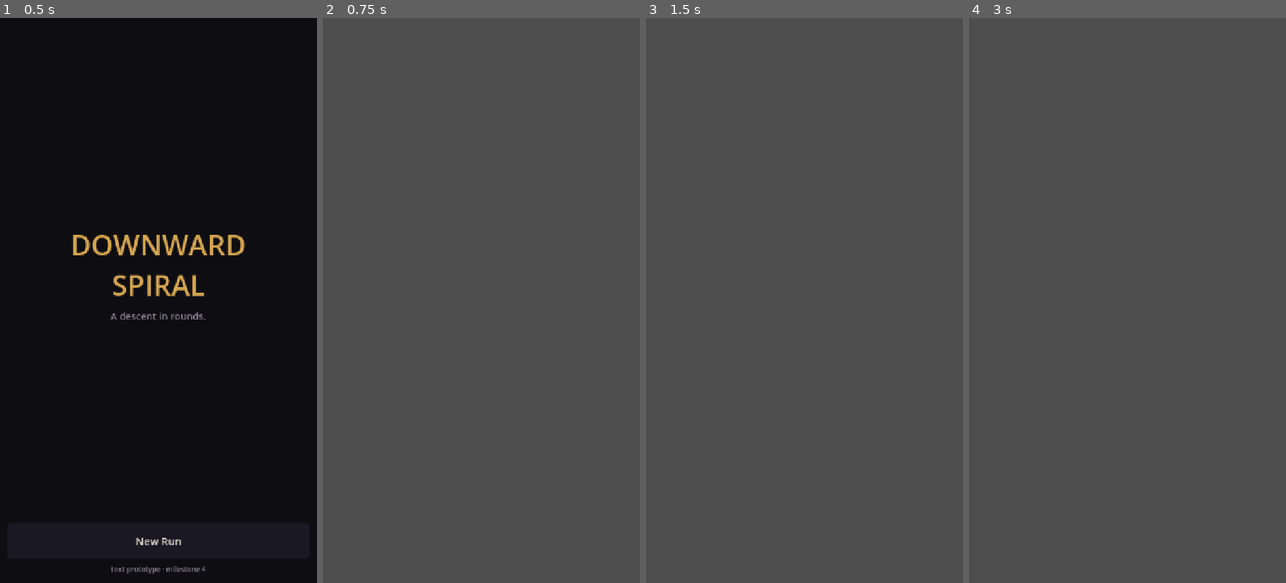
Above: before the commit, frames 1-4 (left to right).
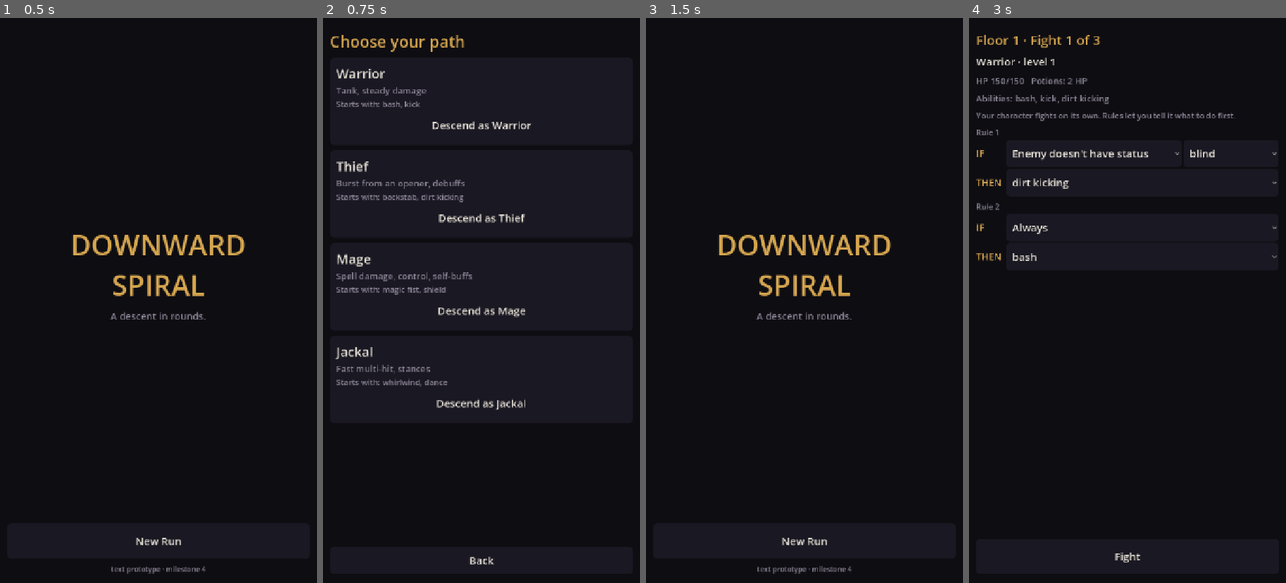
Above: after the commit, the same moments.

Repository: Dionyz/downward-spiral
Game: Godot game, scene res://game/scenes/title.tscn
Same seed, same stepped clock (60 frames per second), same inputs: the game is played once before the commit and once after it.
Inputs (mouse positions are in pixels of both pictures, inside the frame that each line leads up to):
- Up to frame 1 (0.5 s): no input
- Up to frame 2 (0.75 s): click "New Run" at 0.5 s
- Up to frame 3 (1.5 s): click (804, 560) at 1.25 s, where only the run after the commit has a clickable "Back"
- Up to frame 4 (3 s): click (1127, 543) at 2 s, where only the run after the commit has a clickable "New Run"; click (1127, 125) at 2.75 s, where only the run after the commit has a clickable "Descend as Warrior"

Frame 1 is identical in both runs. In frame 2, 99% of the frame differs, in the area x 0-100%, y 0-100%; in frame 3, 100%; in frame 4, 99%.
Error before the commit: Parse Error: Could not resolve class "CombatSim", because of a parser error. (res://game/core/factory.gd:107)

Commit message:
Drop telegraphs; 3rd rule slot at 5; prototype runs end to end under Godot 4.7.2
- Remove telegraph system, answer tags and coverage test; elites use plain heavy hits and statuses
- Fix encounter pool, empty if-block and type-inference errors found on first real run
- Second-person combat log text; monster ability display names
- Autoplay smoke mode with screenshots; prototype-floor balance script
- 78 GUT tests passing

Co-Authored-By: Claude Opus 5.5 <noreply@anthropic.com>
Claude-Session: https://claude.ai/code/session_01AsmWRjk6giXVQVcH74xW3C

Diff:
--- a/game/core/combat_sim.gd
+++ b/game/core/combat_sim.gd
@@ -740,7 +740,7 @@
 	if cd > 0:
 		c.cooldowns[aname] = cd  # ticks down at the start of each round; usable again at 0
 	_emit({"t": "cast" if cost > 0 else "ability", "src": c.name, "dst": target.name if target != null else "",
-		"ability": aname, "arg": arg, "cost": cost})
+		"ability": str(a.get("display", aname)), "id": aname, "arg": arg, "cost": cost})
 	var p: Dictionary = a.get("params", {})
 	match a.get("handler", ""):
 		"bash":
@@ -1035,7 +1035,6 @@
 		v.remove_status(disp)
 	v.add_status(st, rounds + 1)
 	_emit({"t": "status_applied", "src": c.name, "dst": v.name, "status": st, "rounds": rounds})
-	if st == "asleep":
 
 
 ## whirlwind, storm of blades: every opponent takes one swing plus bonus swings on a percent roll.
@@ -1092,7 +1091,7 @@
 func _h_monster_strike(c: Combatant, v: Combatant, aname: String, a: Dictionary) -> void:
 	var lo := int(a.get("min", c.dmg_min))
 	var hi := int(a.get("max", c.dmg_max))
-	apply_damage(c, v, rng.number_range(lo, hi), aname, str(a.get("dam_type", c.dam_type)), false)
+	apply_damage(c, v, rng.number_range(lo, hi), str(a.get("display", aname)), str(a.get("dam_type", c.dam_type)), false)
 
 
 func _h_monster_status(c: Combatant, v: Combatant, aname: String, a: Dictionary) -> void:
--- a/game/core/combat_text.gd
+++ b/game/core/combat_text.gd
@@ -37,61 +37,91 @@
 
 
 ## One line of log text for an event, or "" for events the log skips.
+const YOU := "You"
+
+
+## Subject at the start of a sentence: "You" / "A goblin cutter".
+static func subj(n: String) -> String:
+	return n if n == YOU else n.left(1).to_upper() + n.substr(1)
+
+
+## Object mid-sentence: "you" / "a goblin cutter".
+static func obj(n: String) -> String:
+	return "you" if n == YOU else n
+
+
+## Possessive at sentence start: "Your" / "A goblin cutter's".
+static func poss(n: String) -> String:
+	return "Your" if n == YOU else subj(n) + "'s"
+
+
+## Possessive mid-sentence: "your" / "a goblin cutter's".
+static func poss_obj(n: String) -> String:
+	return "your" if n == YOU else n + "'s"
+
+
+## Verb agreeing with the subject: v("You", "dodge", "dodges").
+static func v(n: String, second: String, third: String) -> String:
+	return second if n == YOU else third
+
+
 static func line(ev: Dictionary) -> String:
 	var src: String = ev.get("src", "")
 	var dst: String = ev.get("dst", "")
 	match ev.get("t", ""):
 		"fight_start":
-			return "-- %s faces %s --" % [src, ", ".join(PackedStringArray(ev.get("enemies", [])))]
+			return "-- %s %s %s --" % [subj(src), v(src, "face", "faces"), ", ".join(PackedStringArray(ev.get("enemies", [])))]
 		"round":
 			return "[Round %d]" % int(ev.get("n", 0))
 		"damage":
 			var amt := int(ev.get("amount", 0))
-			var who := src if src != "" else "Something"
 			var crit := " (critical!)" if ev.get("crit", false) else ""
-			if ev.get("dt", "") in ["poison", "bleed"]:
-				return "%s suffers %d from %s." % [dst, amt, ev.get("dt", "")]
-			return "%s's %s %s %s. [%d]%s" % [who, attack_word(ev), verb_for(amt, int(ev.get("max_hp", 1))), dst, amt, crit]
+			if ev.get("dt", "") in ["poison", "bleed", "thorns"]:
+				return "%s %s %d from %s." % [subj(dst), v(dst, "suffer", "suffers"), amt, ev.get("dt", "")]
+			var who := poss(src) if src != "" else "Something's"
+			return "%s %s %s %s. [%d]%s" % [who, attack_word(ev), verb_for(amt, int(ev.get("max_hp", 1))), obj(dst), amt, crit]
 		"miss":
-			if ev.has("evaded"):
-				return "%s slips clear of %s's attack (%s)." % [dst, src, ev.get("evaded", "")]
-			return "%s's %s misses %s." % [src, ev.get("dt", "attack"), dst]
+			return "%s %s misses %s." % [poss(src), ev.get("dt", "attack"), obj(dst)]
 		"parry":
-			return "%s turns aside %s's blow." % [src, dst]
+			return "%s %s %s blow." % [subj(src), v(src, "turn aside", "turns aside"), poss_obj(dst)]
 		"dodge":
 			if ev.get("how", "") == "sidestep":
-				return "%s slips past %s's swing." % [src, dst]
-			return "%s dodges %s's swing." % [src, dst]
+				return "%s %s past %s swing." % [subj(src), v(src, "slip", "slips"), poss_obj(dst)]
+			return "%s %s %s swing." % [subj(src), v(src, "dodge", "dodges"), poss_obj(dst)]
 		"block":
-			return "%s catches %s's blow on a shield." % [src, dst]
+			return "%s %s %s blow on a shield." % [subj(src), v(src, "catch", "catches"), poss_obj(dst)]
 		"ability", "cast":
 			var arg: String = ev.get("arg", "")
 			var nm: String = ev.get("ability", "")
 			if arg != "":
 				nm = "%s (%s)" % [nm, arg]
-			var verb := "casts" if ev.get("t") == "cast" else "uses"
+			var verb := v(src, "cast", "casts") if ev.get("t") == "cast" else v(src, "use", "uses")
 			if dst != "" and dst != src:
-				return "%s %s %s on %s." % [src, verb, nm, dst]
-			return "%s %s %s." % [src, verb, nm]
+				return "%s %s %s on %s." % [subj(src), verb, nm, obj(dst)]
+			return "%s %s %s." % [subj(src), verb, nm]
 		"ability_miss":
-			return "%s's %s fails." % [src, ev.get("ability", "")]
+			return "%s %s fails." % [poss(src), ev.get("ability", "")]
 		"resist":
-			return "%s shrugs off the %s." % [src, ev.get("ability", "")]
+			return "%s %s off the %s." % [subj(src), v(src, "shrug", "shrugs"), ev.get("ability", "")]
 		"status_applied":
-			var w: String = STATUS_WORDS.get(ev.get("status", ""), "is affected by %s" % ev.get("status", ""))
-			return "%s %s." % [dst, w]
+			var st: String = ev.get("status", "")
+			var w: String = STATUS_WORDS.get(st, "is affected by %s" % st)
+			if dst == YOU:
+				w = w.replace("is ", "are ").replace("falls", "fall").replace("speeds", "speed").replace("raises", "raise") \
+					.replace("flies", "fly").replace("roars", "roar").replace("coats", "coat").replace("begins", "begin")
+			return "%s %s." % [subj(dst), w]
 		"status_expired":
-			return "%s is no longer %s." % [src, ev.get("status", "")]
+			return "%s %s no longer %s." % [subj(src), v(src, "are", "is"), str(ev.get("status", "")).replace("_", " ")]
 		"stance":
-			return "%s shifts into the %s dance." % [src, ev.get("stance", "")]
+			return "%s %s into the %s dance." % [subj(src), v(src, "shift", "shifts"), ev.get("stance", "")]
 		"heal":
-			return "%s recovers %d HP." % [dst, int(ev.get("amount", 0))]
+			return "%s %s %d HP." % [subj(dst), v(dst, "recover", "recovers"), int(ev.get("amount", 0))]
 		"mana":
-			return "%s recovers %d mana." % [src, int(ev.get("amount", 0))]
+			return "%s %s %d mana." % [subj(src), v(src, "recover", "recovers"), int(ev.get("amount", 0))]
 		"stunned":
-			return "%s reels, unable to act." % src
+			return "%s %s, unable to act." % [subj(src), v(src, "reel", "reels")]
 		"death":
-			return "%s is DEAD!" % src
+			return "%s %s DEAD!" % [subj(src), v(src, "are", "is")]
 		"fight_end":
 			match ev.get("result", ""):
 				"win":
--- a/game/core/encounters.gd
+++ b/game/core/encounters.gd
@@ -10,7 +10,8 @@
 	ids.sort()
 	for id in ids:
 		var m: Dictionary = data.monsters[id]
-		if not floor_num in m.get("floors", []):
+		var floors: Array = m.get("floors", []).map(func(x): return int(x))
+		if not floors.has(floor_num):
 			continue
 		var is_elite: bool = m.get("role", "") == "elite"
 		if (kind == "elite") == is_elite:
--- a/game/scenes/camp.gd
+++ b/game/scenes/camp.gd
@@ -10,8 +10,13 @@
 	var L: Dictionary = Game.data.classes.get(Game.line, {})
 	v.add_child(UI.label("Floor 1 · Fight %d of %d" % [Game.fight_index + 1, Game.fights_per_floor], 30, UI.ACCENT))
 	v.add_child(UI.label("%s · level %d" % [str(L.get("display", Game.line)), Game.level], 24))
-	v.add_child(UI.label("HP %d/%d   Mana %d/%d   Potions: %d HP, %d MP" % [p.hp, p.max_hp, p.mana, p.max_mana,
-		Game.potions["hp"], Game.potions["mp"]], 20, UI.DIM))
+	var res := "HP %d/%d" % [p.hp, p.max_hp]
+	if p.max_mana > 0:
+		res += "   Mana %d/%d" % [p.mana, p.max_mana]
+	res += "   Potions: %d HP" % Game.potions["hp"]
+	if p.max_mana > 0:
+		res += ", %d MP" % Game.potions["mp"]
+	v.add_child(UI.label(res, 20, UI.DIM))
 	v.add_child(UI.label("Abilities: " + ", ".join(PackedStringArray(p.actives)), 20, UI.DIM))
 	v.add_child(UI.label("Your character fights on its own. Rules let you tell it what to do first.", 18, UI.DIM))
 	var scroll := ScrollContainer.new()
@@ -23,6 +28,9 @@
 	v.add_child(scroll)
 	editor.setup(p.actives, Game.rules, Game.rule_slots())
 	v.add_child(UI.button("Fight", _fight, 80))
+	if Game.autoplay != "":
+		print("[autoplay] camp: fight %d, level %d, HP %d/%d, rules %s" % [Game.fight_index + 1, Game.level, p.hp, p.max_hp, str(editor.get_rules())])
+		Game.auto_next("camp_%d" % (Game.fight_index + 1), _fight)
 
 
 func _fight() -> void:
--- a/game/scenes/class_select.gd
+++ b/game/scenes/class_select.gd
@@ -14,11 +14,14 @@
 		cv.add_child(UI.label(str(L.get("role", "")), 20, UI.DIM))
 		var kit := "Starts with: " + ", ".join(PackedStringArray(L.get("starting_actives", [])))
 		cv.add_child(UI.label(kit, 18, UI.DIM))
-		var ln := line
+		var ln: String = line
 		cv.add_child(UI.button("Descend as %s" % str(L.get("display", line)), func(): _start(ln), 56))
 		v.add_child(card)
 	v.add_child(UI.spacer())
 	v.add_child(UI.button("Back", func(): Game.goto("title"), 56))
+	if Game.autoplay != "":
+		print("[autoplay] class_select -> %s" % Game.autoplay)
+		Game.auto_next("class_select", func(): _start(Game.autoplay))
 
 
 func _start(line: String) -> void:
--- a/game/scenes/combat.gd
+++ b/game/scenes/combat.gd
@@ -75,10 +75,10 @@
 func _add_enemy_row(e: Combatant) -> void:
 	var box := VBoxContainer.new()
 	var top := HBoxContainer.new()
-	var nm := UI.label(e.name, 20)
+	var nm := UI.label(e.name, 20, UI.TEXT, false)
 	nm.size_flags_horizontal = Control.SIZE_EXPAND_FILL
 	top.add_child(nm)
-	var st := UI.label("", 16, UI.DIM)
+	var st := UI.label("", 16, UI.DIM, false)
 	top.add_child(st)
 	box.add_child(top)
 	var b := UI.bar(UI.ENEMY_HP, 12)
@@ -92,6 +92,9 @@
 		return
 	log_view.add_events(sim.step())
 	_refresh()
+	if Game.autoplay != "" and sim.round_num == 3 and OS.get_cmdline_user_args().has("--shots"):
+		timer.paused = true
+		Game.auto_next("combat_mid_%d" % (Game.fight_index + 1), func(): timer.paused = false, 0.2)
 	if sim.over:
 		timer.stop()
 		_end()
@@ -114,7 +117,8 @@
 	hp_pot.text = "HP potion (%d)" % Game.potions["hp"]
 	mp_pot.text = "MP potion (%d)" % Game.potions["mp"]
 	hp_pot.disabled = Game.potions["hp"] <= 0 or sim.over
-	mp_pot.disabled = Game.potions["mp"] <= 0 or sim.over or player.max_mana <= 0
+	mp_pot.disabled = Game.potions["mp"] <= 0 or sim.over
+	mp_pot.visible = player.max_mana > 0
 	speed_btn.text = "%dx" % int(Game.speed)
 
 
@@ -154,6 +158,9 @@
 	Game.finish_fight(player, sim.result)
 	continue_btn.visible = true
 	continue_btn.text = "Continue" if sim.result == "win" else "See the end"
+	if Game.autoplay != "":
+		print("[autoplay] fight over: %s in %d rounds, HP %d/%d, log lines %d" % [sim.result, sim.round_num, player.hp, player.max_hp, log_view.get_line_count()])
+		Game.auto_next("combat_end_%d" % (Game.fight_index), _continue)
 
 
 func _continue() -> void:
--- a/game/scenes/game.gd
+++ b/game/scenes/game.gd
@@ -19,10 +19,17 @@
 var result: String = ""        # "", "win", "loss", "extract"
 var fights_won: int = 0
 var speed: float = 1.0
+## Headless smoke test: `godot --headless --path . -- --autoplay warrior` clicks through a whole run.
+var autoplay: String = ""
 
 
 func _ready() -> void:
 	data = DSData.load_dir("res://game/data")
+	var args := OS.get_cmdline_user_args()
+	var i := args.find("--autoplay")
+	if i >= 0:
+		autoplay = args[i + 1] if i + 1 < args.size() else "warrior"
+		speed = 64.0
 
 
 func new_run(p_line: String, p_seed: int = 0) -> void:
@@ -85,5 +92,21 @@
 	return DSFactory.rule_slots(data, level)
 
 
+## Autoplay step: wait a moment, optionally save a screenshot (--shots <dir>), then run `next`.
+var _shot_n := 0
+
+
+func auto_next(shot_name: String, next: Callable, delay: float = 0.4) -> void:
+	await get_tree().create_timer(delay).timeout
+	var args := OS.get_cmdline_user_args()
+	var i := args.find("--shots")
+	if i >= 0 and i + 1 < args.size():
+		await RenderingServer.frame_post_draw
+		_shot_n += 1
+		var path := "%s/%02d_%s.png" % [args[i + 1], _shot_n, shot_name]
+		get_viewport().get_texture().get_image().save_png(path)
+	next.call()
+
+
 func goto(scene: String) -> void:
 	get_tree().change_scene_to_file(SCENES % scene)
--- a/game/scenes/run_end.gd
+++ b/game/scenes/run_end.gd
@@ -15,3 +15,6 @@
 	v.add_child(UI.spacer())
 	v.add_child(UI.button("New Run", func(): Game.goto("class_select"), 80))
 	v.add_child(UI.button("Title", func(): Game.goto("title"), 56))
+	if Game.autoplay != "":
+		print("[autoplay] run_end: %s, fights won %d, level %d" % [Game.result, Game.fights_won, Game.level])
+		Game.auto_next("run_end", func(): get_tree().quit())
--- a/game/scenes/title.gd
+++ b/game/scenes/title.gd
@@ -16,3 +16,6 @@
 	var ver := UI.label("text prototype · milestone 4", 16, UI.DIM)
 	ver.horizontal_alignment = HORIZONTAL_ALIGNMENT_CENTER
 	v.add_child(ver)
+	if Game.autoplay != "":
+		print("[autoplay] title")
+		Game.auto_next("title", func(): Game.goto("class_select"))
--- a/game/ui/rule_editor.gd
+++ b/game/ui/rule_editor.gd
@@ -37,7 +37,9 @@
 	var head := UI.label("Rule %d" % (i + 1), 18, UI.DIM)
 	box.add_child(head)
 	var top := HBoxContainer.new()
-	top.add_child(UI.label("IF", 22, UI.ACCENT))
+	var lif := UI.label("IF", 22, UI.ACCENT, false)
+	lif.custom_minimum_size = Vector2(64, 0)
+	top.add_child(lif)
 	var cond := OptionButton.new()
 	cond.size_flags_horizontal = Control.SIZE_EXPAND_FILL
 	cond.custom_minimum_size = Vector2(0, 56)
@@ -51,7 +53,9 @@
 	top.add_child(val)
 	box.add_child(top)
 	var bottom := HBoxContainer.new()
-	bottom.add_child(UI.label("THEN", 22, UI.ACCENT))
+	var lthen := UI.label("THEN", 22, UI.ACCENT, false)
+	lthen.custom_minimum_size = Vector2(64, 0)
+	bottom.add_child(lthen)
 	var then := OptionButton.new()
 	then.size_flags_horizontal = Control.SIZE_EXPAND_FILL
 	then.custom_minimum_size = Vector2(0, 56)
--- a/game/ui/ui.gd
+++ b/game/ui/ui.gd
@@ -69,12 +69,13 @@
 	return v
 
 
-static func label(text: String, size: int = 24, color: Color = TEXT) -> Label:
+static func label(text: String, size: int = 24, color: Color = TEXT, wrap: bool = true) -> Label:
 	var l := Label.new()
 	l.text = text
 	l.add_theme_font_size_override("font_size", size)
 	l.add_theme_color_override("font_color", color)
-	l.autowrap_mode = TextServer.AUTOWRAP_WORD_SMART
+	if wrap:
+		l.autowrap_mode = TextServer.AUTOWRAP_WORD_SMART
 	return l
 
 
--- a/tests/unit/test_dungeon_gen.gd
+++ b/tests/unit/test_dungeon_gen.gd
@@ -21,7 +21,7 @@
 			for path in DSDungeonGen.paths(f):
 				if path[path.size() - 1] != spec[2]:
 					bad.append("%s: ends with %s" % [tag, path[path.size() - 1]])
-				var fights := path.filter(func(t): return t in ["fight", "elite", "boss"]).size()
+				var fights: int = path.filter(func(t): return t in ["fight", "elite", "boss"]).size()
 				if fights * 2 < path.size():
 					bad.append("%s: too few fights %s" % [tag, str(path)])
 				for i in range(1, path.size()):
@@ -42,3 +42,13 @@
 		for room in step:
 			assert_ne(room["name"], "")
 			assert_ne(room["desc"], "")
+
+
+func test_encounters_roll_1_to_4_monsters_from_the_floor_pool():
+	var data := DSData.load_dir("res://game/data")
+	assert_gt(DSEncounters.pool(data, 1).size(), 2)
+	var rng := DSRng.new(5)
+	for i in 50:
+		var foes := DSEncounters.roll_fight(data, rng, 1, 1)
+		assert_between(foes.size(), 1, 4)
+	assert_eq(DSEncounters.roll_fight(data, rng, 2, 2, "elite").size(), 1)
--- a/tests/unit/test_formulas.gd
+++ b/tests/unit/test_formulas.gd
@@ -191,3 +191,14 @@
 	v.shield = {"block": 100}
 	v.skills["shield block"] = 100
 	assert_eq(sim.block_chance(atk, v), 66, "clamped to 66")
+
+
+# --- combat log text ------------------------------------------------------------
+
+func test_log_uses_second_person_for_the_player():
+	assert_eq(CombatText.line({"t": "dodge", "src": "You", "dst": "a rat"}), "You dodge a rat's swing.")
+	assert_eq(CombatText.line({"t": "dodge", "src": "a rat", "dst": "You"}), "A rat dodges your swing.")
+	assert_eq(CombatText.line({"t": "ability", "src": "You", "dst": "a rat", "ability": "bash"}), "You use bash on a rat.")
+	assert_eq(CombatText.line({"t": "status_applied", "dst": "You", "status": "blind"}), "You are blinded.")
+	var d := CombatText.line({"t": "damage", "src": "a rat", "dst": "You", "amount": 5, "max_hp": 100, "dt": "hit"})
+	assert_true(d.begins_with("A rat's strike") and d.find(" you. [5]") > 0, d)
--- a/tests/unit/test_rules.gd
+++ b/tests/unit/test_rules.gd
@@ -107,7 +107,7 @@
 	var bolts := 0
 	for i in 6:
 		for ev in sim.step():
-			if ev.get("t") == "ability" and ev.get("ability") == "shadow_bolt":
+			if ev.get("t") == "ability" and ev.get("id") == "shadow_bolt":
 				bolts += 1
 	assert_gt(bolts, 1)
 
--- /dev/null
+++ b/tools/balance_floor.gd
@@ -0,0 +1,63 @@
+extends SceneTree
+## Simulates the milestone 4 prototype floor (3 fights, level up per win, no regen, potions
+## drunk automatically below 30% HP) N times per class and prints win rates.
+##   godot --headless --path . -s tools/balance_floor.gd -- [--runs 200]
+
+
+func _init() -> void:
+	var args := OS.get_cmdline_user_args()
+	var runs := 200
+	for i in args.size():
+		if args[i] == "--runs" and i + 1 < args.size():
+			runs = int(args[i + 1])
+	var data := DSData.load_dir("res://game/data")
+	for line in ["warrior", "thief", "mage", "knifer"]:
+		var wins := 0
+		var fights_won := 0
+		var rounds := 0
+		for r in runs:
+			var res := _run(data, line, 1000 + r)
+			wins += 1 if res[0] else 0
+			fights_won += res[1]
+			rounds += res[2]
+		print("%-8s win %5.1f%%  avg fights won %.2f  avg rounds/fight %.1f" % [line, 100.0 * wins / runs,
+			float(fights_won) / runs, float(rounds) / maxi(1, fights_won)])
+	quit()
+
+
+func _run(data: DSData, line: String, seed_value: int) -> Array:
+	var rng := DSRng.new(seed_value)
+	var level := 1
+	var hp := -1
+	var mana := -1
+	var pots := {"hp": 2, "mp": 2}
+	var won := 0
+	var rounds := 0
+	for f in 3:
+		var p := DSFactory.make_player(data, line, 1, level)
+		if hp >= 0:
+			p.hp = clampi(hp, 1, p.max_hp)
+			p.mana = clampi(mana, 0, p.max_mana)
+		var foes := DSEncounters.roll_fight(data, rng, 1, level)
+		var sim := CombatSim.new(rng, data)
+		sim.log_all = false
+		sim.begin(p, foes)
+		while not sim.over:
+			if p.hp_pct() < 30.0 and pots["hp"] > 0:
+				pots["hp"] -= 1
+				sim.use_potion("hp")
+			if p.max_mana > 0 and p.mana_pct() < 15.0 and pots["mp"] > 0:
+				pots["mp"] -= 1
+				sim.use_potion("mp")
+			sim.step()
+		if sim.result != "win":
+			return [false, won, rounds]
+		won += 1
+		rounds += sim.round_num
+		var old_max := p.max_hp
+		var old_mmax := p.max_mana
+		level += 1
+		var nxt := DSFactory.make_player(data, line, 1, level)
+		hp = p.hp + (nxt.max_hp - old_max)
+		mana = p.mana + (nxt.max_mana - old_mmax)
+	return [true, won, rounds]
Binary file added: docs/screens/02_class_select.png
Binary file added: docs/screens/09_camp_3.png
Binary file added: docs/screens/10_combat_mid_3.png
Not shown, added: game/core/ability.gd.uid
Not shown, added: game/core/combat_sim.gd.uid
Not shown, added: game/core/combat_text.gd.uid
Not shown, added: game/core/combatant.gd.uid
Not shown, added: game/core/dungeon_gen.gd.uid
Not shown, added: game/core/encounters.gd.uid
Not shown, added: game/core/factory.gd.uid
Not shown, added: game/core/game_data.gd.uid
Not shown, added: game/core/loot.gd.uid
(and 23 more such lines)
